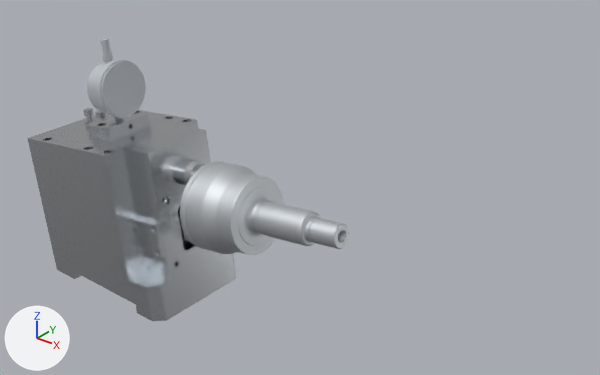
An edit to the glTF model BJ_OUTERRACE/PCD_/PCD_.glb, drawn before and after from the same camera.
Rendered twice from a 50 mm camera at (0.561, -0.504, 0.479) aimed at (0.137, 0.026, 0.151). The axes (+X, +Y, +Z) are drawn at lower left. The lights are the same throughout. The older version comes first. Both versions are drawn at frame 116 of the action 'CombinedAction'; the numbers are the values there.

In view in the first picture: 'BJ92', 'PCD_.001', 'PCD_.005', 'PCD_.009', 'PCD_.010', 'PCD_.012', 'PCD_.013', 'PCD_.019', 'PCD_.020', 'PCD_.029' and 4 more.
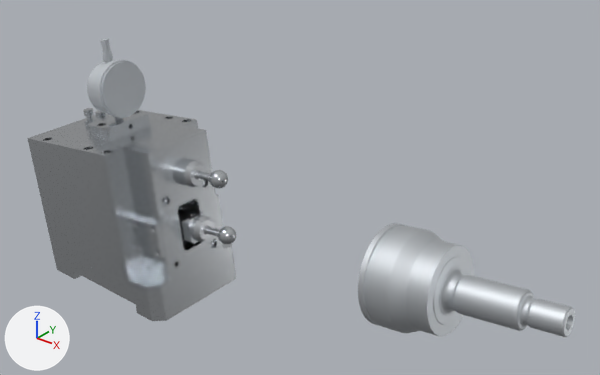
The change, as a diff of the scene's bpy script:
```diff
--- a/BJ_OUTERRACE/PCD_/PCD_.glb.py
+++ b/BJ_OUTERRACE/PCD_/PCD_.glb.py
@@ ob_bj92 @@
 ob_bj92 = bpy.data.objects.new('BJ92', me_pcd)
-ob_bj92.location = (0.0502, 0.0, 0.1157)
+ob_bj92.location = (0.2502, 0.0, 0.1157)
```

Changed parts and their boxes (x1, y1, x2, y2) in the pictures (600 x 375 px):
'BJ92', moved: before (180, 161, 349, 255); after (358, 223, 575, 337)
'Action 1', unchanged, uncovered by the edit: before (178, 208, 191, 243); after (178, 207, 236, 244)
